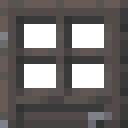
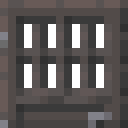
Before/after of a 128x128 layered artwork. What changed in the layer stack:
painted on "oak_door_top.png" over [32, 24, 96, 88]
